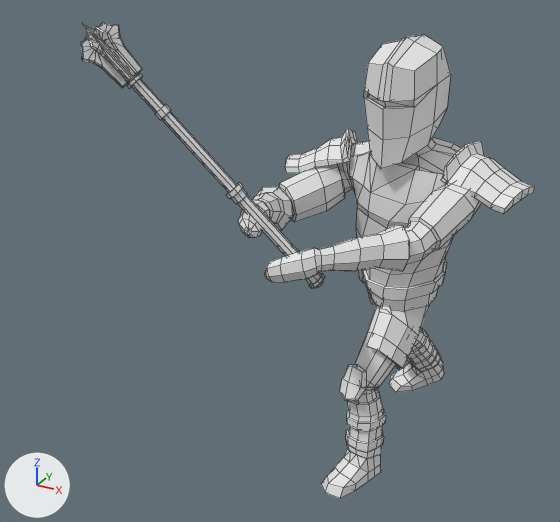
An edit to the FBX model Models/FBX/Mid_Knight.fbx, drawn before and after from the same camera.
Both versions are drawn from a 50 mm camera at (0.446, -1.445, 0.988) aimed at (-0.171, -0.324, 0.428). The axes (+X, +Y, +Z) are drawn at lower left. The lights are the same throughout. Both versions are drawn at frame 13 of the action 'rig|Mid_Knight Attack'; the numbers are the values there. Mesh edges are drawn as thin lines.

Objects in the first picture: 'Mid Knight'.
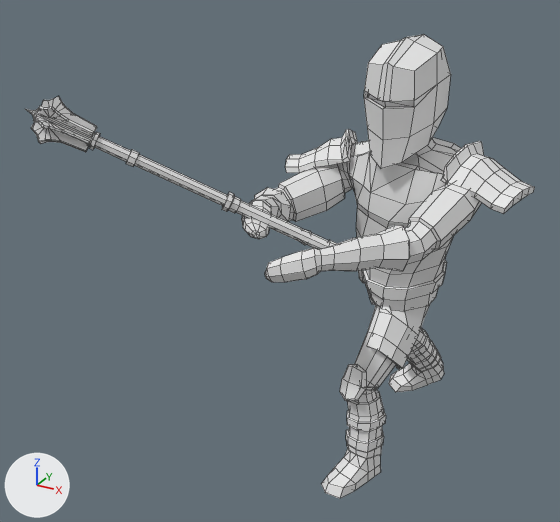
Commit message: Fixed attack animation of mid knight

The edits, one by one:
Bone 'DEF-upper_arm.R.001' (bone_def_upper_arm_r_001) turns from (0, -4, 0) to (0, 8, 0) degrees about its own x, y and z.
Bone 'DEF-forearm.R' (bone_def_forearm_r) turns from (48, 17, -28) to (58, 20, -5) degrees about its own x, y and z.
Bone 'DEF-forearm.R.001' (bone_def_forearm_r_001) turns from (1, 27, 2) to (1, 70, 3) degrees about its own x, y and z.
Bone 'DEF-hand.R' (bone_def_hand_r) turns from (-23, 29, 4) to (-35, -15, 13) degrees about its own x, y and z.

What differs and where, as boxes [x1, y1, x2, y2] in the pictures (560 x 522 px):
'Mid Knight', posed (12% wider)
    before: [80, 23, 535, 498]
    after: [26, 34, 535, 498]
bone 'DEF-forearm.R', root to tip
    before: (274, 208) to (266, 209)
    after: (274, 208) to (265, 209)
bone 'DEF-forearm.R.001', root to tip
    before: (266, 209) to (257, 212)
    after: (265, 209) to (257, 212)
bone 'DEF-hand.R', root to tip
    before: (257, 212) to (251, 221)
    after: (257, 212) to (255, 223)
